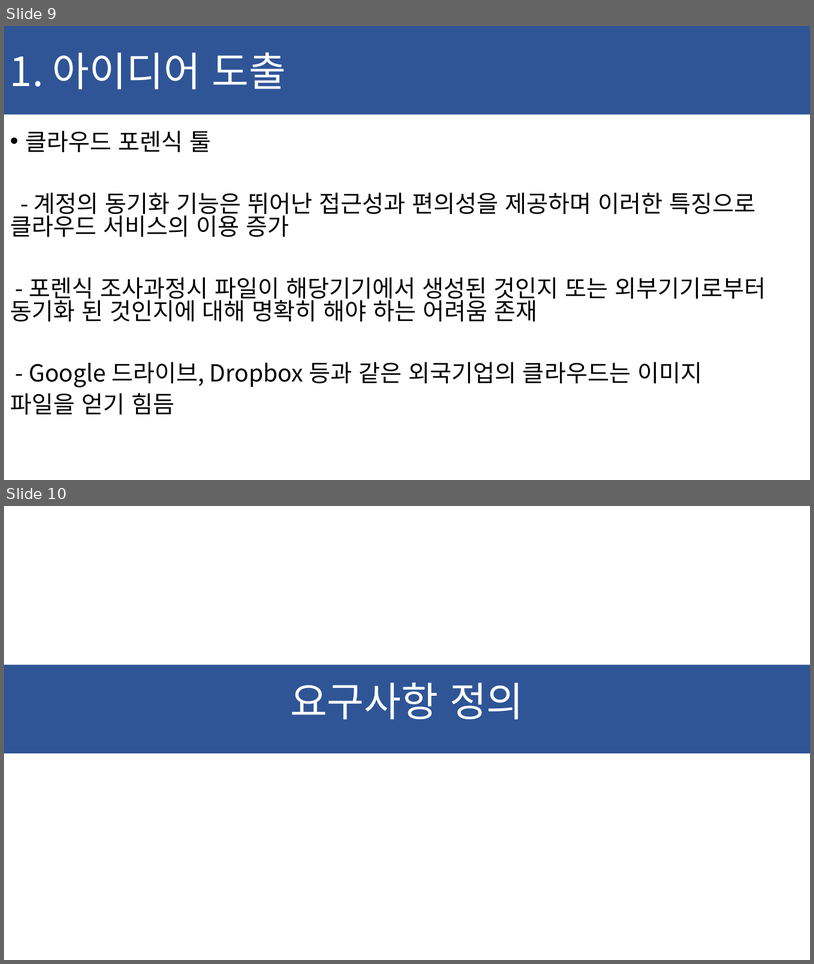
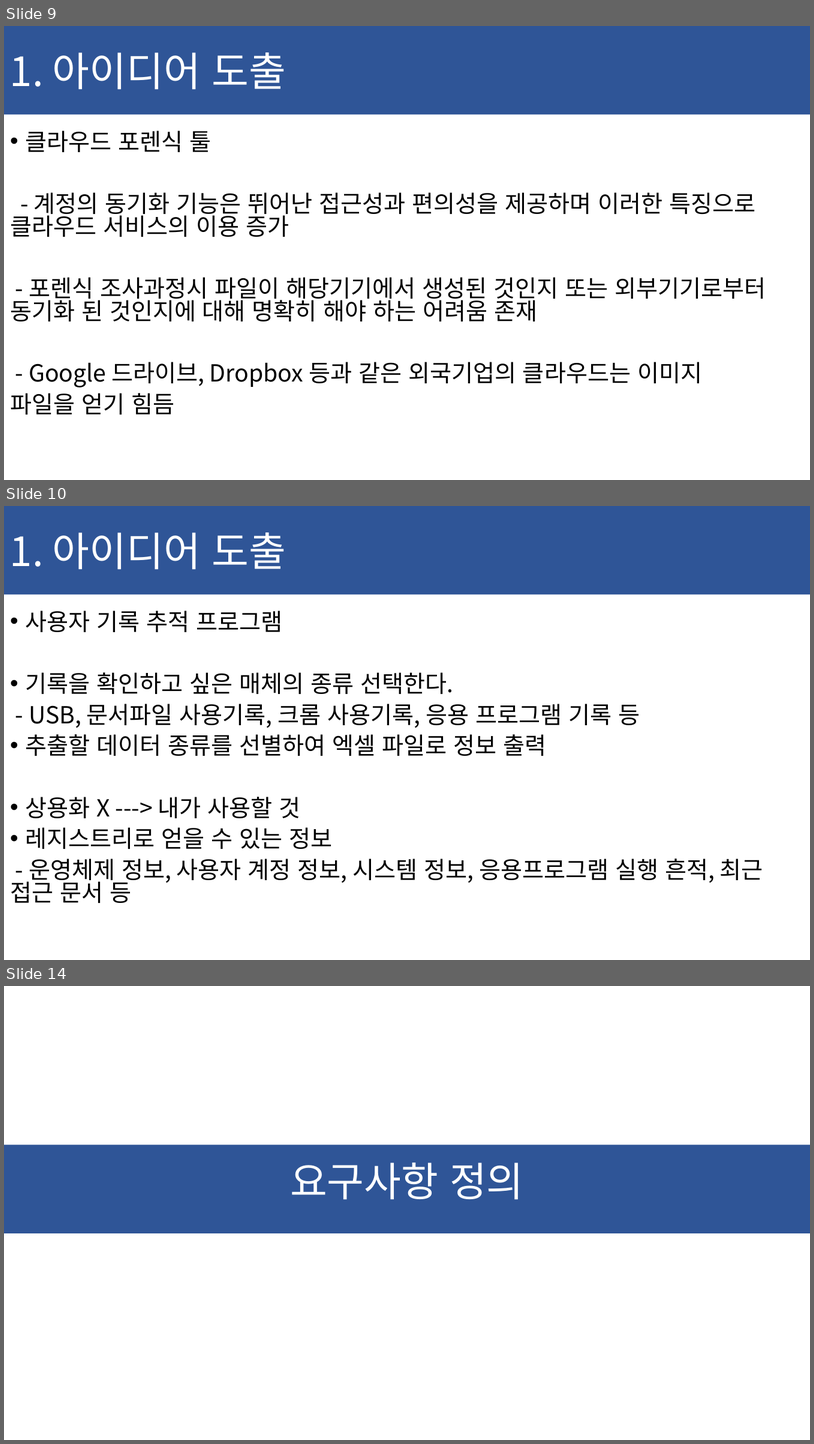
Before and after one commit to ChaeSung-Lee/DJ_InternShip, a slide deck: 2021_Summer/jp.hong/Project_BnD_jph.pptx. Shown one above the other, each under a label of ours: slides 9 and 10 before the commit, slides 9, 10 and 14 after it; the slides between them are not shown. The pictures are 814x964 and 814x1444 pixels, drawn with LibreOffice and Linux fonts; fonts in the diff are those of the drawing. Boxes give left, top, right and bottom in pixels: in the first picture for what was removed or moved away, otherwise in the second. Text is boxed around its words. In the diff, an @@ line names an element or a change of style, - is before the commit and + after.

```diff
--- a/2021_Summer/jp.hong/Project_BnD_jph.pptx
+++ b/2021_Summer/jp.hong/Project_BnD_jph.pptx
@@ slide 10 added at <box>4,506,810,960</box>, background #FFFFFF @@
@@ rectangle added at <box>4,506,810,594</box>, fill #2F5597, 48 pt, text #FFFFFF @@
+1. 아이디어 도출
@@ text added at <box>10,610,764,903</box>, 28 pt, text #000000 @@
+• 사용자 기록 추적 프로그램
+• 기록을 확인하고 싶은 매체의 종류 선택한다.
+- USB, 문서파일 사용기록, 크롬 사용기록, 응용 프로그램 기록 등
+• 추출할 데이터 종류를 선별하여 엑셀 파일로 정보 출력
+• 상용화 X ---> 내가 사용할 것
+• 레지스트리로 얻을 수 있는 정보
+- 운영체제 정보, 사용자 계정 정보, 시스템 정보, 응용프로그램 실행 흔적, 최근 접근 문서 등
@@ what was slide 10 is now slide 14 @@
```
Also in this commit, not shown: 2 slides changed, 4 other slides added.
